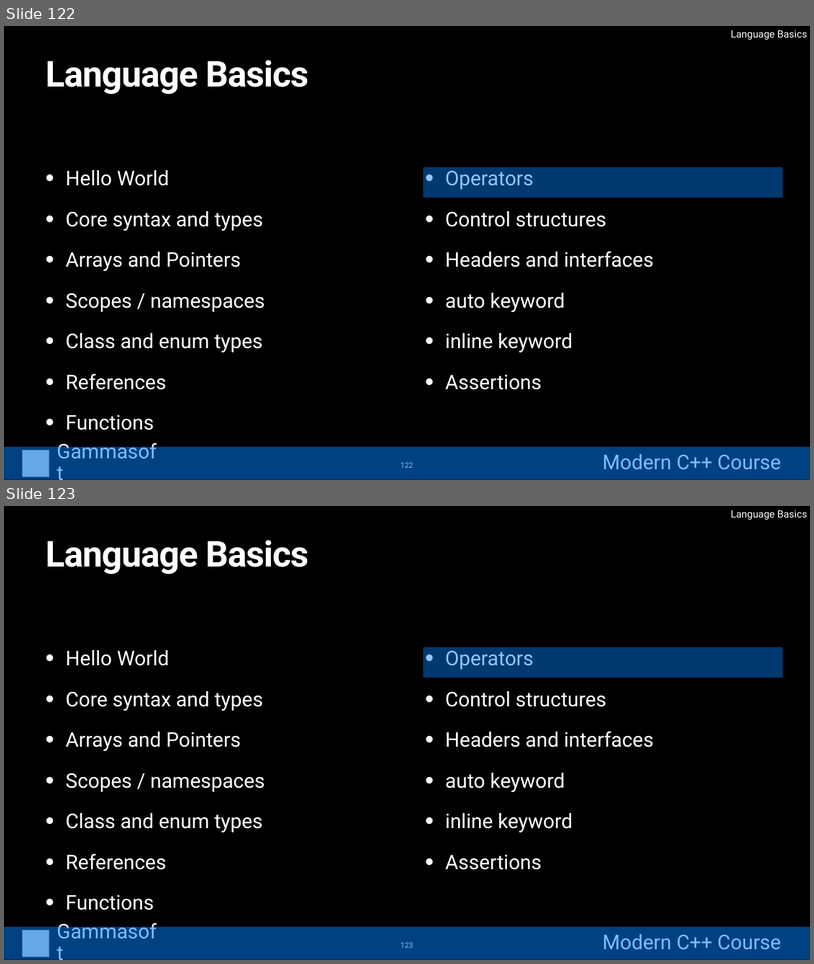
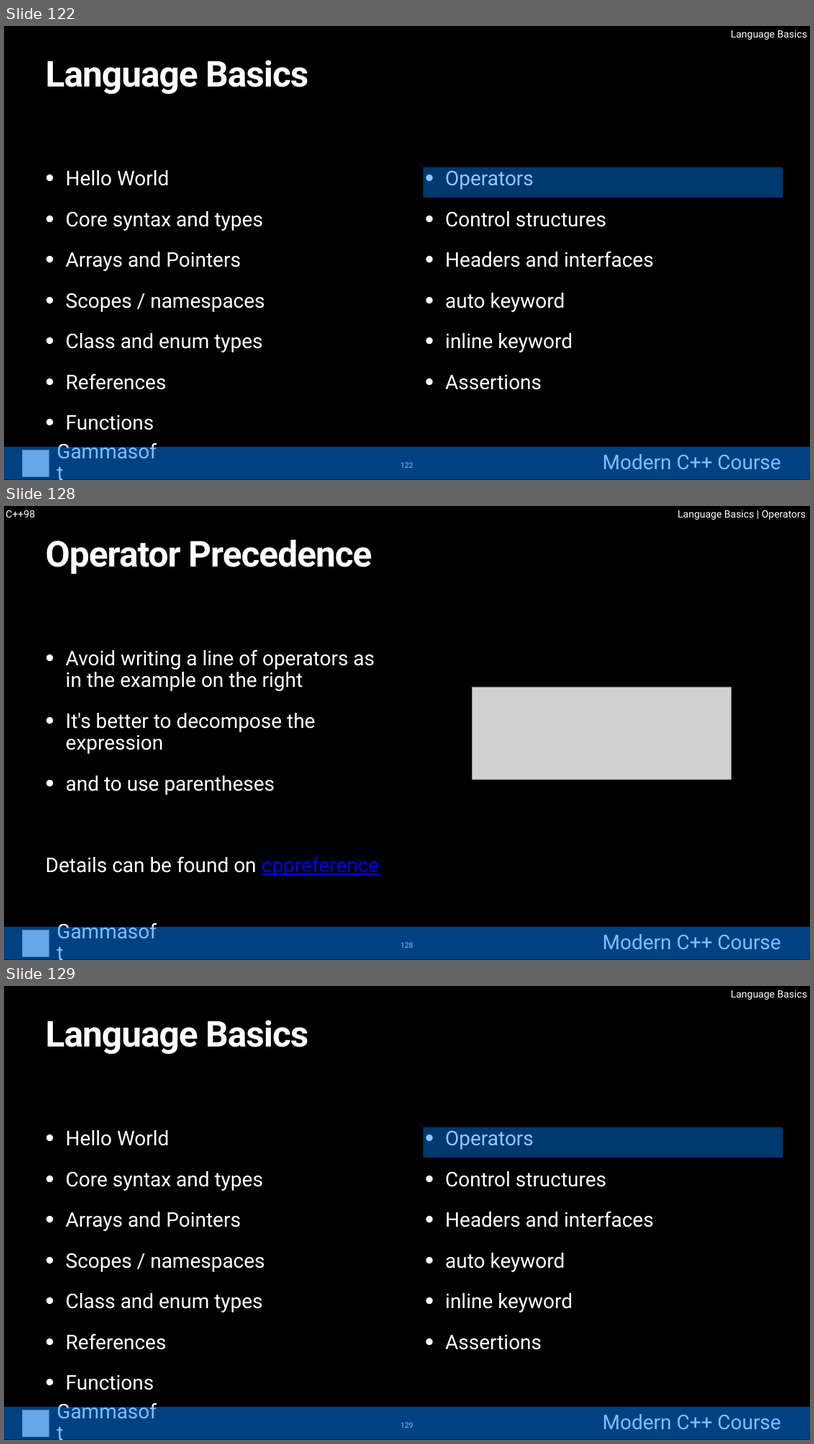
Before and after one commit to gammasoft71/cpp_modern_course, a slide deck: course/powerpoints/02_modern_cpp_course_language_basics.pptx. Shown one above the other, each under a label of ours: slides 122 and 123 before the commit, slides 122, 128 and 129 after it; the slides between them are not shown. The pictures are 814x964 and 814x1444 pixels, drawn with LibreOffice and Linux fonts; fonts in the diff are those of the drawing; grey boxes stand for pictures. Boxes give left, top, right and bottom in pixels: in the first picture for what was removed or moved away, otherwise in the second. Text is boxed around its words. In the diff, an @@ line names an element or a change of style, - is before the commit and + after.

```diff
--- a/course/powerpoints/02_modern_cpp_course_language_basics.pptx
+++ b/course/powerpoints/02_modern_cpp_course_language_basics.pptx
@@ slide 128 added at bbox=[4, 506, 810, 960], background #000000 @@
@@ text added at bbox=[5, 510, 35, 518], 24 pt, text #FFFFFF @@
+C++98
@@ text added at bbox=[678, 510, 806, 520], 24 pt, text #FFFFFF @@
+Language Basics | Operators
@@ title added at bbox=[46, 539, 372, 574], 85 pt, text #FFFFFF, bold @@
+Operator Precedence
@@ text added at bbox=[46, 649, 379, 876], 48 pt, text #FFFFFF @@
+• Avoid writing a line of operators as in the example on the right
+• It's better to decompose the expression
+• and to use parentheses
+Details can be found on cppreference
@@ picture added at bbox=[472, 687, 731, 779] @@
@@ group added at bbox=[4, 926, 810, 960]: 2 texts, 1 picture, 1 rectangle @@
+Gammasoft
+Modern C++ Course
@@ page number added at bbox=[401, 942, 414, 947], 18 pt, text #FFFFFF @@
+128
@@ what was slide 123 is now slide 129 @@
@@ page number at bbox=[401, 1422, 414, 1427]: text changed @@
-123
+129
```
Also in this commit, not shown: 5 other slides added.
